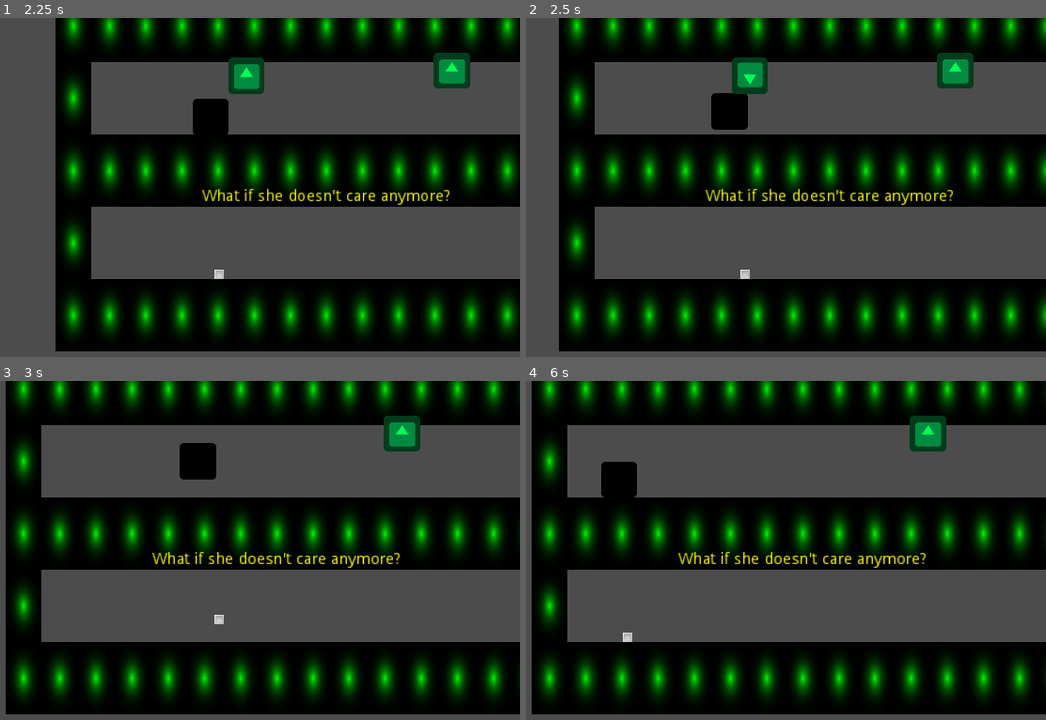
Above: before the commit, frames 1-4 (two rows, left to right).
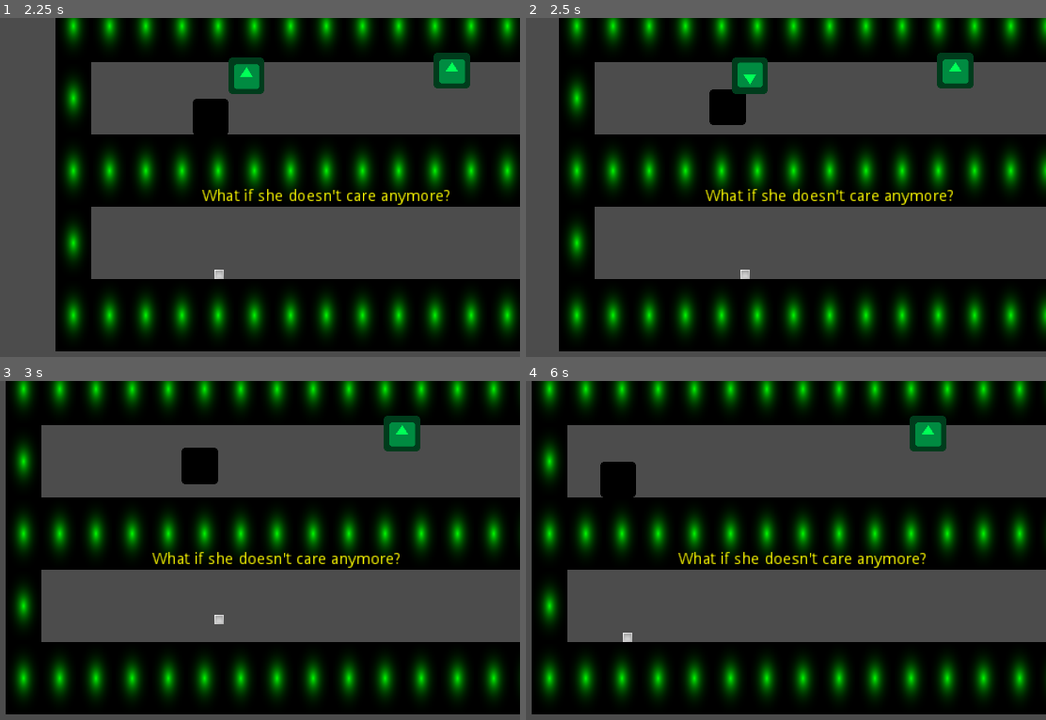
Above: after the commit, the same moments.

Repository: Screen-Punch/intd450
Game: Godot game, scene res://Levels/Level1-3.tscn
Same seed, same stepped clock (60 frames per second), same inputs: the game is played once before the commit and once after it. This scene is started directly instead of the project's main scene. The engine's default icon, where the game draws it, is replaced by a stand-in: a white triangle on a blue panel in a dark square.
Inputs:
- Up to frame 1 (2.25 s): tap Enter at 0.5 s; hold Right (ui_right) 0.53-1.28 s; hold Down (ui_down) 1.28-2.03 s; tap Space at 2 s; hold Right (ui_right) from 2.03 s (still down)
- Up to frame 2 (2.5 s): keep holding Right (ui_right)
- Up to frame 3 (3 s): release Right (ui_right) at 2.78 s; hold Up (ui_up) from 2.78 s (still down)
- Up to frame 4 (6 s): release Up (ui_up) at 3.53 s; hold Left (ui_left) 3.53-5.03 s; hold Down (ui_down) 5.03-5.78 s; tap Enter at 5.75 s; hold Right (ui_right) from 5.78 s (still down)

Frame 1 is identical in both runs. In frame 2, 0.2% of the frame differs, in the area x 35-43%, y 21-33%; in frame 3, 0.3%, in the area x 34-42%, y 18-31%; in frame 4, less than 0.1%.

Commit message:
Updated mirror so monster chases it without your reflection

Diff:
--- a/Levels/Level1-1.tscn
+++ b/Levels/Level1-1.tscn
@@ -4,7 +4,7 @@
 [ext_resource path="res://Scenes/player.tscn" type="PackedScene" id=2]
 [ext_resource path="res://Scenes/next_W.tscn" type="PackedScene" id=3]
 
-[node name="Level1-1" type="Node2D"]
+[node name="Level1-1" type="Node2D" index="0"]
 
 [node name="TileMap" type="TileMap" parent="." index="0"]
 
--- a/Levels/Level1-3.tscn
+++ b/Levels/Level1-3.tscn
@@ -13,7 +13,7 @@
 polygons = [ PoolIntArray( 0, 1, 2, 3 ) ]
 outlines = [ PoolVector2Array( 465.96, -49.6143, 462.96, 28.3859, -503.043, 22.3859, -504.043, -52.6143 ) ]
 
-[node name="Level1-3" type="Node2D"]
+[node name="Level1-3" type="Node2D" index="0"]
 
 [node name="TileMap" type="TileMap" parent="." index="0"]
 
--- a/Scripts/Mirror.gd
+++ b/Scripts/Mirror.gd
@@ -10,16 +10,10 @@
 	queue_free()
 
 func _on_Area2D_body_entered(body):
-	if body.is_in_group("Player"):
+	if body.is_in_group("Monster"):
 		$Sprite.flip_v = true;
-		var enemies = get_tree().get_nodes_in_group("Monster")
-		for enemy in enemies:
-			enemy.target = self
+		body.target = self
 
 
 func _on_Area2D_body_exited(body):
-	if body.is_in_group("Player"):
-		$Sprite.flip_v = false;
-#		var enemies = get_tree().get_nodes_in_group("Monster")
-#		for enemy in enemies:
-#			enemy.findNewTarget();
+	pass
